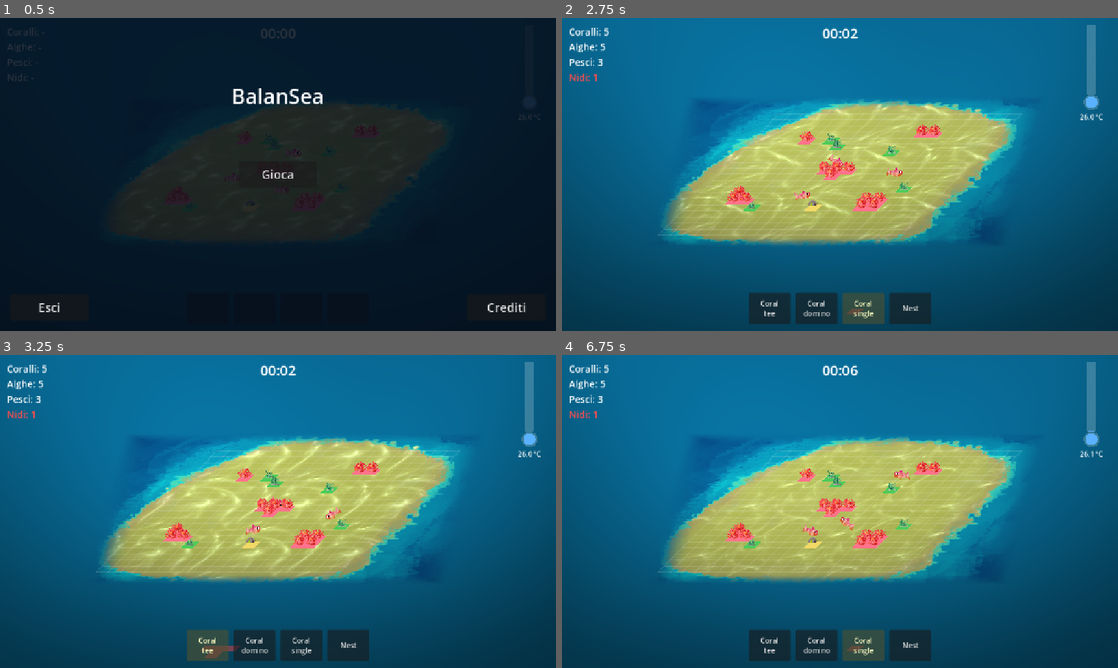
Above: before the commit, frames 1-4 (two rows, left to right).
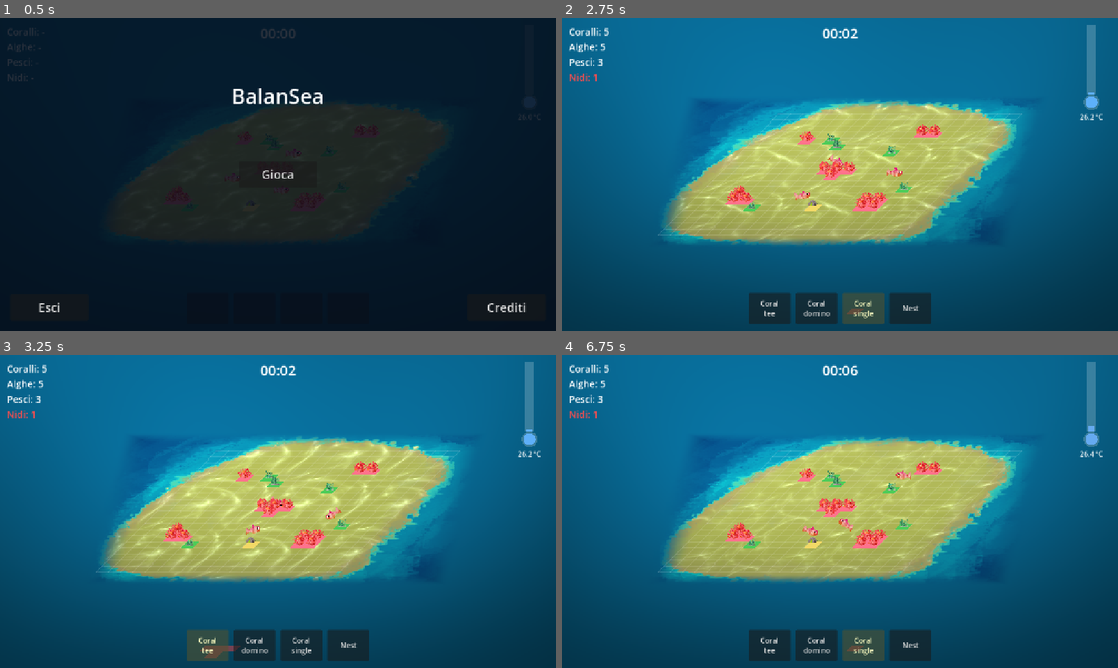
Above: after the commit, the same moments.

Repository: TakFog/rgj2026
Game: Godot game, scene res://main/main.tscn
Same seed, same stepped clock (60 frames per second), same inputs: the game is played once before the commit and once after it.
Inputs:
- Up to frame 1 (0.5 s): no input
- Up to frame 2 (2.75 s): click "Gioca" at 0.5 s; click "Coral single" at 1.25 s; click "Coral single" at 2 s
- Up to frame 3 (3.25 s): click "Coral tee" at 2.75 s
- Up to frame 4 (6.75 s): click "Nest" at 3.5 s; click "Coral tee" at 4.25 s; click "Nest" at 5 s; click "Coral tee" at 5.75 s; click "Coral single" at 6.5 s

Frame 1 is identical in both runs. In frame 2, less than 0.1% of the frame differs, in the area x 41-96%, y 23-59%; in frame 3, less than 0.1%; in frame 4, 0.2%, in the area x 43-96%, y 22-58%.

Commit message:
faster temperature

Diff:
--- a/data/balance_ecosystem.tres
+++ b/data/balance_ecosystem.tres
@@ -1,16 +1,16 @@
-[gd_resource type="Resource" script_class="BalanceEcosystem" format=3]
+[gd_resource type="Resource" script_class="BalanceEcosystem" format=3 uid="uid://f2i3x15pcw25"]
 
-[ext_resource type="Script" path="res://data/balance_ecosystem.gd" id="1"]
+[ext_resource type="Script" uid="uid://cv1wl27hi2nfa" path="res://data/balance_ecosystem.gd" id="1"]
 
 [resource]
 script = ExtResource("1")
 coral_regen_per_sec = 0.3
-nest_hatch_count = 2
-slot_refill_seconds = 14.0
-weight_coral = 40.0
-temp_base_rate = 0.0033333334
-temp_max_slowdown = 0.45
 coral_regen_hot_per_sec = -1.5
 algae_growth_interval_cold = 20.0
 algae_growth_interval_hot = 8.0
 algae_max_count = 120
+nest_hatch_count = 2
+slot_refill_seconds = 14.0
+weight_coral = 40.0
+temp_base_rate = 0.02
+temp_max_slowdown = 0.45
